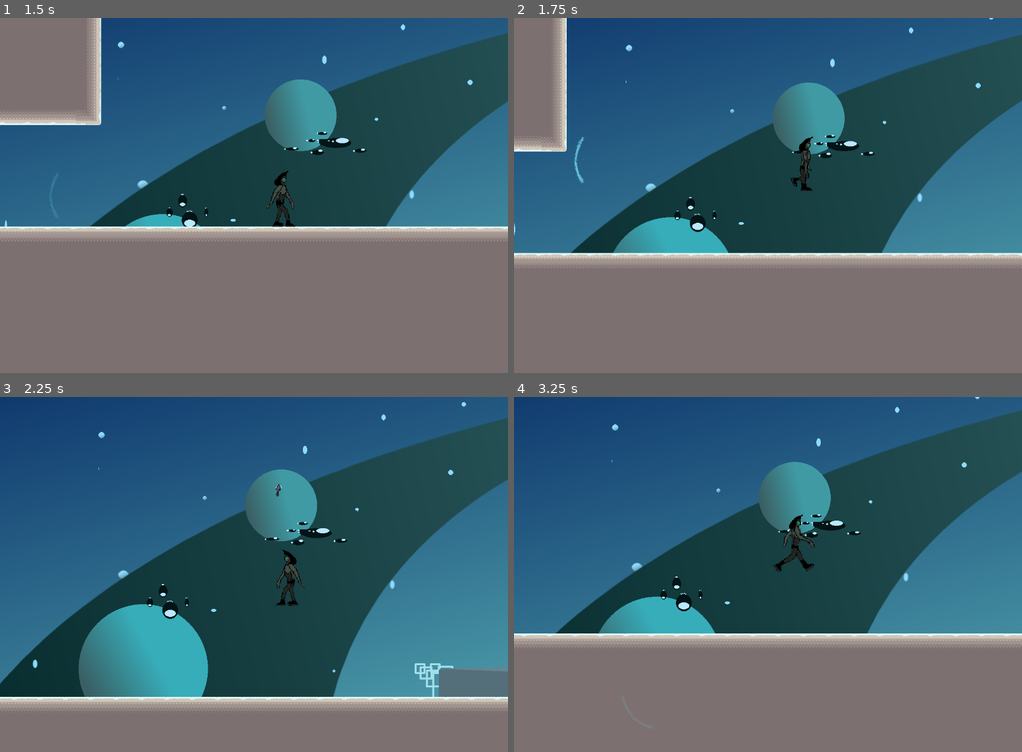
Above: before the commit, frames 1-4 (two rows, left to right).
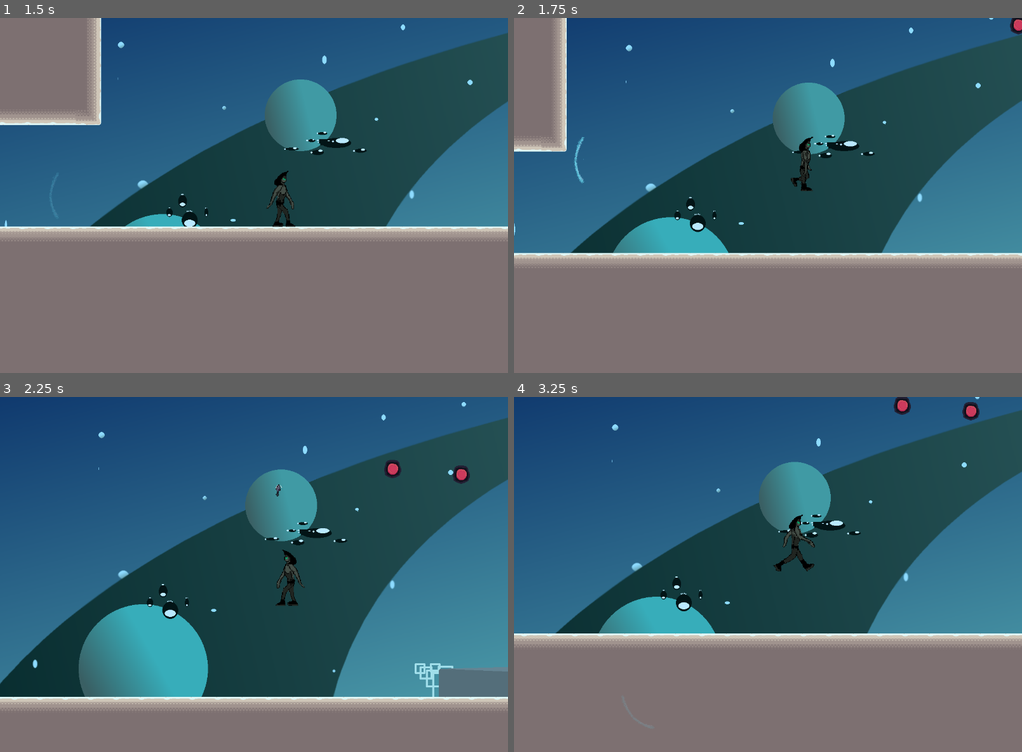
Above: after the commit, the same moments.

Repository: ParkHyun122/PlatformerGameJam2
Game: Godot game, scene res://Scenes/Levels/level_1.tscn
The game is run twice, just before and just after one commit, with the same random seed, the same clock (stepped at 60 frames per second) and the same inputs. This scene is started directly instead of the project's main scene. The engine's default icon, where the game draws it, is replaced by a stand-in: a white triangle on a blue panel in a dark square.
Inputs (mouse positions are in pixels of both pictures, inside the frame that each line leads up to):
- Up to frame 1 (1.5 s): move the mouse to (365, 177) at 0.52 s; hold S (crouch) 0.53-1.28 s; hold D (right) from 0.53 s (still down); tap W (jump) at 0.77 s; move the mouse to (152, 213) at 1.27 s; tap E (interact) at 1.35 s
- Up to frame 2 (1.75 s): keep holding D (right); tap W (jump) at 1.52 s
- Up to frame 3 (2.25 s): move the mouse to (304, 496) at 2.02 s; release D (right) at 2.03 s; hold A (left) from 2.03 s (still down); click (304, 496) at 2.1 s
- Up to frame 4 (3.25 s): move the mouse to (742, 645) at 2.77 s; release A (left) at 2.78 s; hold D (right) from 2.78 s (still down); tap Space (zip) at 2.85 s; tap W (jump) at 3.02 s

Frame 1 is identical in both runs. In frame 2, 0.1% of the frame differs, in the area x 97-100%, y 0-5%; in frame 3, 0.3%; in frame 4, 0.3%, in the area x 74-92%, y 0-7%.

Commit message:
button press

Diff:
--- a/Scenes/Interactables/button.gd
+++ b/Scenes/Interactables/button.gd
@@ -1,13 +1,14 @@
 extends Area2D
 
 
-
-
+@onready var animation_player: AnimationPlayer = $AnimationPlayer
+var can_press = true
 
 
 func _ready() -> void:
 
 	add_to_group("button")
+	animation_player.play("init")
 
 
 
@@ -21,6 +22,8 @@
 
 
 func _on_body_entered(body: Node2D) -> void:
+	if not can_press : return
+	animation_player.play("pressing")
 	if body.is_in_group("trigger"):
 		print("Ive been hit by the kunai")
 	if body.has_method("force_stuck"):
@@ -28,3 +31,9 @@
 		var rootnode = get_tree().current_scene
 		if rootnode.has_method("door_hit"):
 			rootnode.door_hit()
+	can_press = false
+
+
+func _on_animation_finished(anim_name: StringName) -> void:
+	if anim_name == "pressing":
+		animation_player.play("pressed")
--- a/Scenes/Interactables/button.tscn
+++ b/Scenes/Interactables/button.tscn
@@ -1,23 +1,99 @@
 [gd_scene format=3 uid="uid://c7onocjkgwvn4"]
 
-[ext_resource type="Script" uid="uid://b1lojnegwobpx" path="res://Scenes/Interactables/button.gd" id="1_6pgxd"]
-[ext_resource type="Texture2D" uid="uid://cfugp57hh0pty" path="res://icon.svg" id="1_hjl8q"]
+[ext_resource type="Script" uid="uid://6gcahkmmgi2k" path="res://Scenes/Interactables/button.gd" id="1_6pgxd"]
+[ext_resource type="Texture2D" uid="uid://d1c2dag8mcnq2" path="res://Assets/spritesheets/maps/button.png" id="2_6pgxd"]
+
+[sub_resource type="Animation" id="Animation_6pgxd"]
+length = 0.001
+tracks/0/type = "value"
+tracks/0/imported = false
+tracks/0/enabled = true
+tracks/0/path = NodePath("Sprite2D:frame")
+tracks/0/interp = 1
+tracks/0/loop_wrap = true
+tracks/0/keys = {
+"times": PackedFloat32Array(0),
+"transitions": PackedFloat32Array(1),
+"update": 1,
+"values": [0]
+}
+
+[sub_resource type="Animation" id="Animation_84ywo"]
+resource_name = "init"
+tracks/0/type = "value"
+tracks/0/imported = false
+tracks/0/enabled = true
+tracks/0/path = NodePath("Sprite2D:frame")
+tracks/0/interp = 1
+tracks/0/loop_wrap = true
+tracks/0/keys = {
+"times": PackedFloat32Array(0),
+"transitions": PackedFloat32Array(1),
+"update": 1,
+"values": [0]
+}
+
+[sub_resource type="Animation" id="Animation_intjf"]
+resource_name = "pressed"
+tracks/0/type = "value"
+tracks/0/imported = false
+tracks/0/enabled = true
+tracks/0/path = NodePath("Sprite2D:frame")
+tracks/0/interp = 1
+tracks/0/loop_wrap = true
+tracks/0/keys = {
+"times": PackedFloat32Array(0),
+"transitions": PackedFloat32Array(1),
+"update": 1,
+"values": [4]
+}
+
+[sub_resource type="Animation" id="Animation_fht0r"]
+resource_name = "pressing"
+length = 0.4
+step = 0.15
+tracks/0/type = "value"
+tracks/0/imported = false
+tracks/0/enabled = true
+tracks/0/path = NodePath("Sprite2D:frame")
+tracks/0/interp = 1
+tracks/0/loop_wrap = true
+tracks/0/keys = {
+"times": PackedFloat32Array(0, 0.1420066, 0.28404957),
+"transitions": PackedFloat32Array(1, 1, 1),
+"update": 1,
+"values": [1, 2, 3]
+}
+
+[sub_resource type="AnimationLibrary" id="AnimationLibrary_w36rw"]
+_data = {
+&"RESET": SubResource("Animation_6pgxd"),
+&"init": SubResource("Animation_84ywo"),
+&"pressed": SubResource("Animation_intjf"),
+&"pressing": SubResource("Animation_fht0r")
+}
 
 [sub_resource type="RectangleShape2D" id="RectangleShape2D_84ywo"]
-size = Vector2(117, 119)
+size = Vector2(23, 30)
 
 [node name="StaticBody2D" type="Area2D" unique_id=1765167497]
+z_index = -2
+texture_filter = 1
 collision_layer = 17
 collision_mask = 40
 script = ExtResource("1_6pgxd")
 
 [node name="AnimationPlayer" type="AnimationPlayer" parent="." unique_id=1678604490]
+libraries/ = SubResource("AnimationLibrary_w36rw")
+autoplay = &"init"
 
 [node name="Sprite2D" type="Sprite2D" parent="." unique_id=2029639826]
-texture = ExtResource("1_hjl8q")
+texture = ExtResource("2_6pgxd")
+hframes = 5
 
 [node name="CollisionShape2D" type="CollisionShape2D" parent="." unique_id=1351330874]
-position = Vector2(-0.5, -0.5)
+position = Vector2(0.5, 0)
 shape = SubResource("RectangleShape2D_84ywo")
 
 [connection signal="body_entered" from="." to="." method="_on_body_entered"]
+[connection signal="animation_finished" from="AnimationPlayer" to="." method="_on_animation_finished"]
--- a/Scenes/Levels/level_1.tscn
+++ b/Scenes/Levels/level_1.tscn
@@ -436,7 +436,7 @@
 
 [node name="cling_platform" parent="." unique_id=2026071829 instance=ExtResource("3_3mqfk")]
 position = Vector2(3839, -756)
-scale = Vector2(-47.954544, -1.25)
+scale = Vector2(-15.975, -1.25)
 
 [node name="butler_guard" parent="." unique_id=1091548592 instance=ExtResource("4_iixi8")]
 position = Vector2(3847, -191)
@@ -444,16 +444,16 @@
 
 [node name="cling_platform2" parent="." unique_id=1331800003 instance=ExtResource("3_3mqfk")]
 position = Vector2(6337.0005, -2034)
-scale = Vector2(127.26482, -1.7064952)
+scale = Vector2(43.43, -1.706)
 
 [node name="cling_platform3" parent="." unique_id=583464047 instance=ExtResource("3_3mqfk")]
-position = Vector2(6946.0005, -1521)
-scale = Vector2(17.931278, 1.4663776)
+position = Vector2(6766.0005, -1524)
+scale = Vector2(27.541, 1.466)
 
 [node name="cling_platform5" parent="." unique_id=1425404821 instance=ExtResource("3_3mqfk")]
-position = Vector2(5300, -961.00006)
+position = Vector2(5300.0005, -964.99994)
 rotation = 1.5721878
-scale = Vector2(87.95746, -1.5128651)
+scale = Vector2(27.812, -1.513)
 
 [node name="cling_platform6" parent="." unique_id=1067590753 instance=ExtResource("3_3mqfk")]
 position = Vector2(6154.0005, -671.00006)
@@ -463,3 +463,13 @@
 position = Vector2(2345, -526)
 collision_layer = 20
 collision_mask = 32
+
+[node name="button2" parent="." unique_id=145452977 instance=ExtResource("5_cyadu")]
+position = Vector2(1138, -574)
+collision_layer = 20
+collision_mask = 32
+
+[node name="button3" parent="." unique_id=1741583667 instance=ExtResource("5_cyadu")]
+position = Vector2(1311, -560)
+collision_layer = 20
+collision_mask = 32
--- a/Scenes/Player/kunai.tscn
+++ b/Scenes/Player/kunai.tscn
@@ -2,10 +2,6 @@
 
 [ext_resource type="Texture2D" uid="uid://b662b6vrtuqkc" path="res://Assets/spritesheets/kunai_sheet.png" id="1_hmhcd"]
 [ext_resource type="Script" uid="uid://f7mem0ltquif" path="res://Scripts/Player/kunai.gd" id="1_og1pr"]
-
-[sub_resource type="CapsuleShape2D" id="CapsuleShape2D_og1pr"]
-radius = 5.0
-height = 24.0
 
 [sub_resource type="AtlasTexture" id="AtlasTexture_i1d6m"]
 atlas = ExtResource("1_hmhcd")
@@ -43,6 +39,9 @@
 "speed": 10.0
 }]
 
+[sub_resource type="CapsuleShape2D" id="CapsuleShape2D_og1pr"]
+radius = 5.0
+
 [node name="Kunai" type="CharacterBody2D" unique_id=1413344923]
 z_index = -1
 collision_layer = 32
@@ -51,13 +50,12 @@
 throw_speed = 1600.0
 retrieval_speed = 2000.0
 
-[node name="CollisionShape2D" type="CollisionShape2D" parent="." unique_id=2102136272]
-position = Vector2(-3, 0)
-rotation = -1.5707964
-shape = SubResource("CapsuleShape2D_og1pr")
-
 [node name="AnimatedSprite2D" type="AnimatedSprite2D" parent="." unique_id=903719015]
 texture_filter = 1
 sprite_frames = SubResource("SpriteFrames_jl2j6")
 animation = &"Thrown"
 frame_progress = 0.25927463
+
+[node name="CollisionShape2D" type="CollisionShape2D" parent="." unique_id=2102136272]
+rotation = -1.5707964
+shape = SubResource("CapsuleShape2D_og1pr")
Binary file added: Assets/spritesheets/maps/button.png
Not shown, added: Assets/spritesheets/maps/button.png.import
Binary file changed: Assets/spritesheets/maps/map.png
